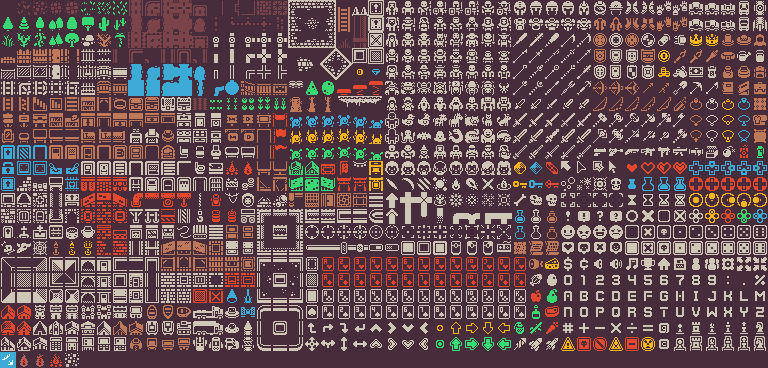
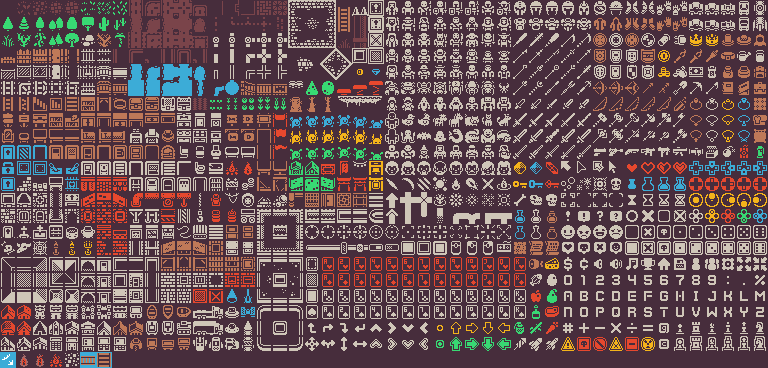
Before/after of a 768×368 layered artwork. What changed in the layer stack:
added layer "Layer 10" above "Layer 11" over [81, 356, 96, 368]
added layer "Layer 11" above "Layer 12" over [97, 353, 111, 367]
added layer "Layer 12" above "Layer 9" over [96, 352, 112, 368]
added layer "Layer 9" above "Layer 7" over [80, 352, 96, 368]
